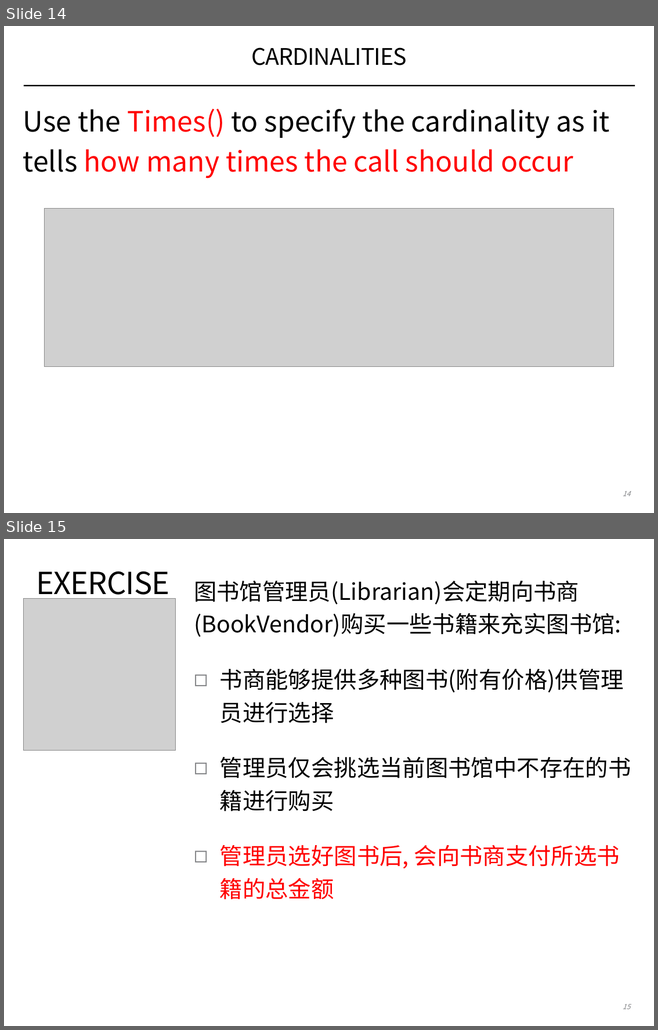
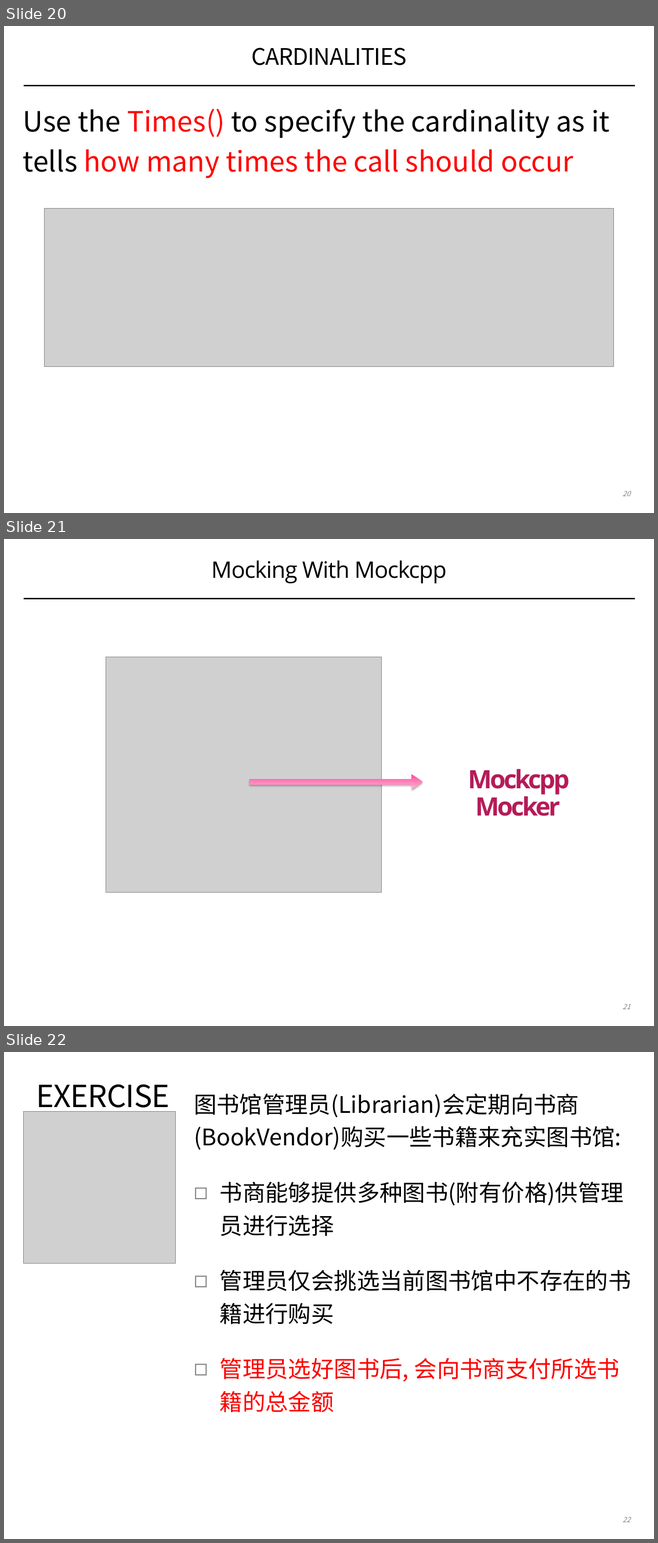
Before and after one commit to coney/c-training, a slide deck: UT/.slides/02-stubs-and-mocks.pptx. Shown one above the other, each under a label of ours: slides 14 and 15 before the commit, slides 20, 21 and 22 after it. The pictures are 658x1030 and 658x1543 pixels, drawn with LibreOffice and Linux fonts; fonts in the diff are those of the drawing; grey boxes stand for pictures. Boxes give left, top, right and bottom in pixels: in the first picture for what was removed or moved away, otherwise in the second. Text is boxed around its words. In the diff, an @@ line names an element or a change of style, - is before the commit and + after.

```diff
--- a/UT/.slides/02-stubs-and-mocks.pptx
+++ b/UT/.slides/02-stubs-and-mocks.pptx
@@ slide 21 added at [4,539,654,1026], background #FFFFFF; not listed: 1 template element that a slide beside it also shows @@
@@ title added at [211,560,447,584], 36 pt, text #000000 @@
+Mocking With Mockcpp
@@ picture added at [106,657,382,893] @@
@@ right arrow added at [250,774,422,790], fill gradient #FF4A9F to #FFBCD4 @@
@@ text added at [467,769,569,816], 40 pt, text gradient #5A0D2C to #B51B58 to #E76196, bold @@
+Mockcpp Mocker
@@ page number added at [622,1004,630,1009], 11 pt, text #808184, italic @@
+21
@@ what was slide 14 is now slide 20 @@
@@ page number at [622,491,630,496]: text changed @@
-14
+20
@@ what was slide 15 is now slide 22 @@
@@ page number at [622,1517,630,1522]: text changed @@
-15
+22
```
Also in this commit, not shown: 1 slide changed, 8 other slides added, 2 slides removed.
